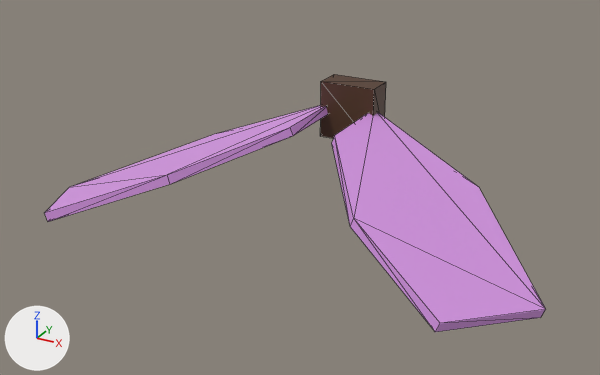
One commit to the glTF model assets/models/items/fairy_wings.glb: the scene before it, then after it.
The view is the same before and after, from a 50 mm lens placed at (0.468, -1.004, 0.486), pointed at (0.012, -0.174, 0.071). Every picture has the same lights, and +X, +Y and +Z are marked at lower left. The first picture is the older version. Mesh edges are drawn as thin lines. Vertices at exactly the same position are counted once.

Names of what the first picture shows: 'fairy_wings_v0'.
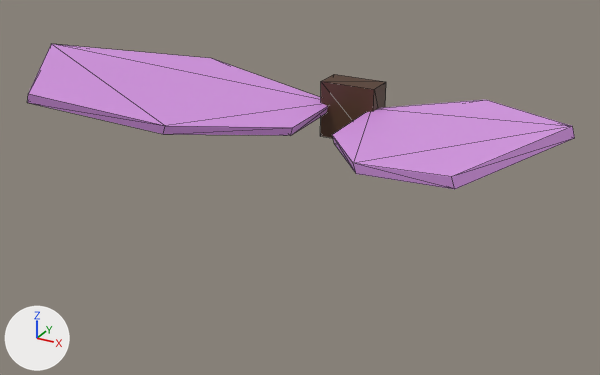
Pixel boxes [x1, y1, x2, y2] of what changed, in the pictures (600 x 375 px; the box of a moved part takes in the faces that stretch with it):
'fairy_wings_v0', reshaped (9% wider, 44% shorter): before [45, 74, 546, 332]; after [27, 44, 575, 189]
part 1 of me_fairy_wings_v0, moved or reshaped: before [45, 105, 328, 222]; after [27, 44, 328, 136]
part 2 of me_fairy_wings_v0, moved or reshaped: before [332, 112, 546, 332]; after [332, 100, 575, 189]

Edits to the bpy script that builds the scene:
```text
Change me_fairy_wings_v0:
    used by ob_fairy_wings_v0; location = (0.0, 0.0, 0.0)
    remove me_fairy_wings_v0.from_pydata(...)  # 32 vertices, 52 faces; spans x -0.333..0.333, y -0.34..0.02, z 0.005..0.16
    add me_fairy_wings_v0.from_pydata(...)  # 32 vertices, 52 faces; spans x -0.337..0.337, y -0.34..0.02, z 0.08..0.22
    me_fairy_wings_v0 part 1: the loose piece of 12 vertices spanning x -0.333..-0.028, y -0.34..0.0, z 0.005..0.126 is turned 37.2 degrees about the y axis through its middle, then moved by (-0.003, 0.0, 0.102)
    me_fairy_wings_v0 part 2: the loose piece of 12 vertices spanning x 0.028..0.333, y -0.34..0.0, z 0.005..0.126 is turned -37.2 degrees about the y axis through its middle, then moved by (0.003, 0.0, 0.102)
```
